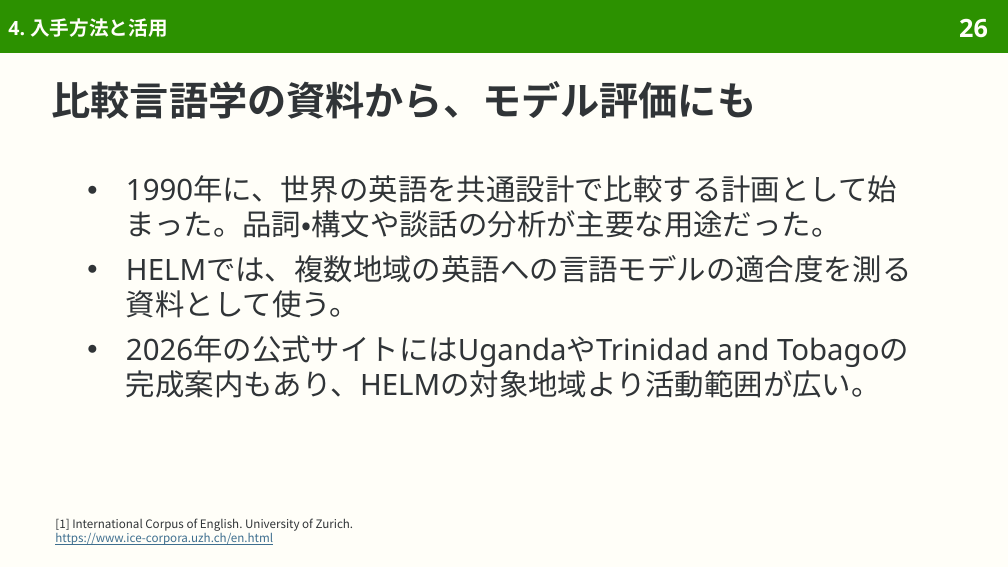
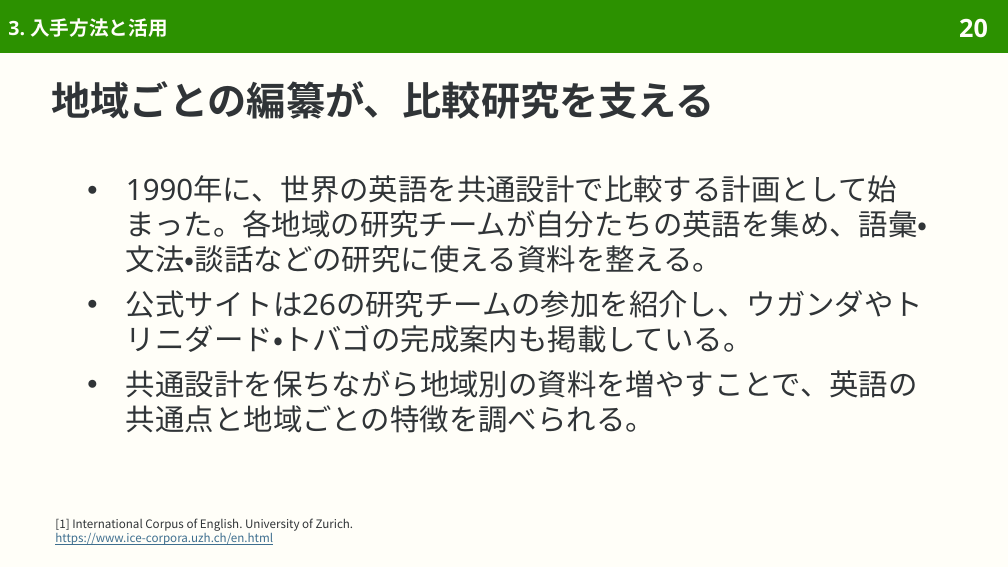
Before and after one commit to sasakiy84/datasets-in-10-minutes, a slide deck: slide 20 of slides/datasets-in-10-minutes-ice.pptx (slide 26 before the commit). Drawn at 1008x567 pixels with LibreOffice and Linux fonts; fonts in the diff are those of the drawing. Boxes give left, top, right and bottom in pixels: in the first picture for what was removed or moved away, otherwise in the second. Text is boxed around its words. In the diff, an @@ line names an element or a change of style, - is before the commit and + after.

```diff
--- a/slides/datasets-in-10-minutes-ice.pptx
+++ b/slides/datasets-in-10-minutes-ice.pptx
@@ title at (8,18,167,37): text changed @@
-4. 入手方法と活用
+3. 入手方法と活用
@@ page number at (959,18,988,38): text changed @@
-26
+20
@@ title at (52,81,715,119): text changed @@
-比較言語学の資料から、モデル評価にも
+地域ごとの編纂が、比較研究を支える
@@ text at (126,175,928,433): text changed @@
-● 1990年に、世界の英語を共通設計で比較する計画として始まった。品詞・構文や談話の分析が主要な用途だった。
-● HELMでは、複数地域の英語への言語モデルの適合度を測る資料として使う。
-● 2026年の公式サイトにはUgandaやTrinidad and Tobagoの完成案内もあり、HELMの対象地域より活動範囲が広い。
+● 1990年に、世界の英語を共通設計で比較する計画として始まった。各地域の研究チームが自分たちの英語を集め、語彙・文法・談話などの研究に使える資料を整える。
+● 公式サイトは26の研究チームの参加を紹介し、ウガンダやトリニダード・トバゴの完成案内も掲載している。
+● 共通設計を保ちながら地域別の資料を増やすことで、英語の共通点と地域ごとの特徴を調べられる。
```
Also in this commit, not shown: 15 other slides changed, 8 slides removed, 51 other files.
